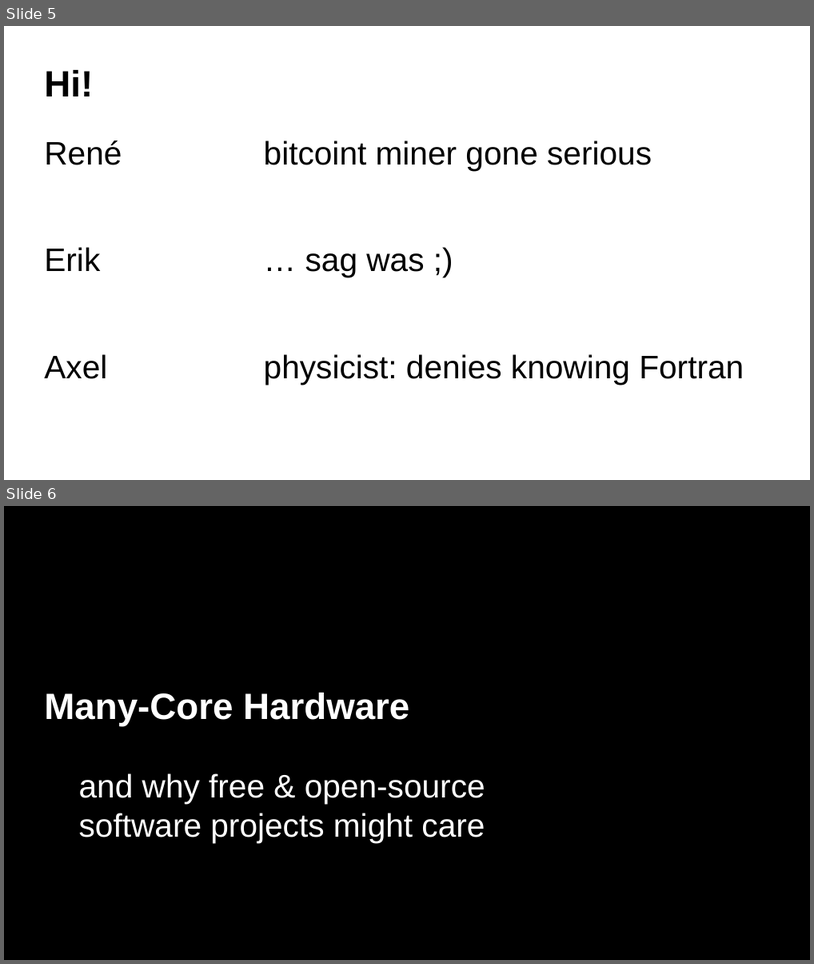
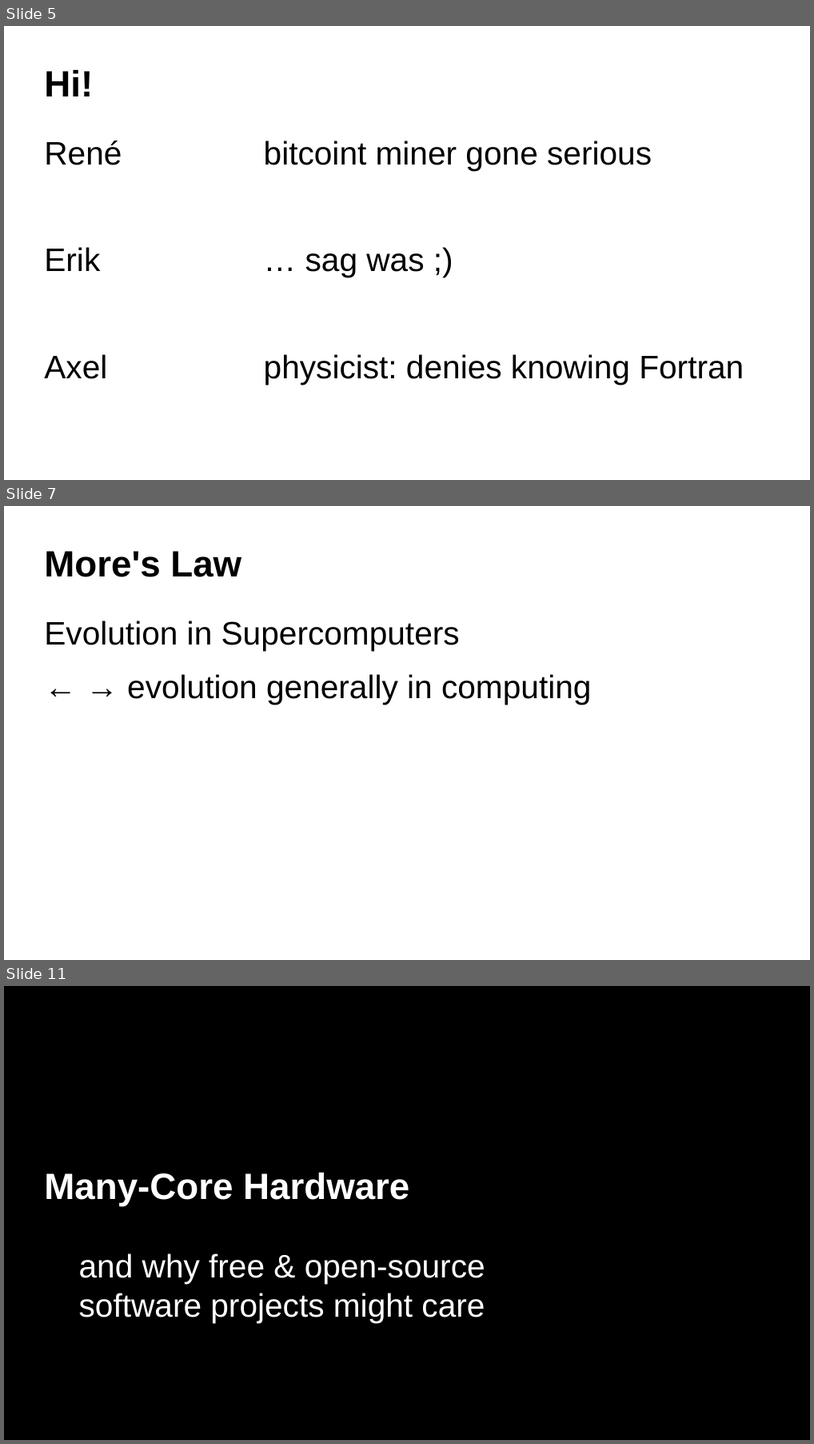
Before and after one commit to ax3l/datenspuren_2016, a slide deck: Slides.odp. Shown one above the other, each under a label of ours: slides 5 and 6 before the commit, slides 5, 7 and 11 after it; the slides between them are not shown. The pictures are 814x964 and 814x1444 pixels, drawn with LibreOffice and Linux fonts; fonts in the diff are those of the drawing; background and template pictures are left out. Boxes give left, top, right and bottom in pixels: in the first picture for what was removed or moved away, otherwise in the second. Text is boxed around its words. In the diff, an @@ line names an element or a change of style, - is before the commit and + after.

```diff
--- a/Slides.odp
+++ b/Slides.odp
@@ slide 7 added at (4, 506, 810, 960), background #FFFFFF @@
@@ title added at (44, 551, 242, 577), 36 pt, text #000000, bold @@
+More's Law
@@ text added at (44, 620, 591, 704), 32 pt, text #000000 @@
+Evolution in Supercomputers
+← → evolution generally in computing
@@ what was slide 6 is now slide 11 @@
```
Also in this commit, not shown: 6 slides changed, 4 other slides added.
